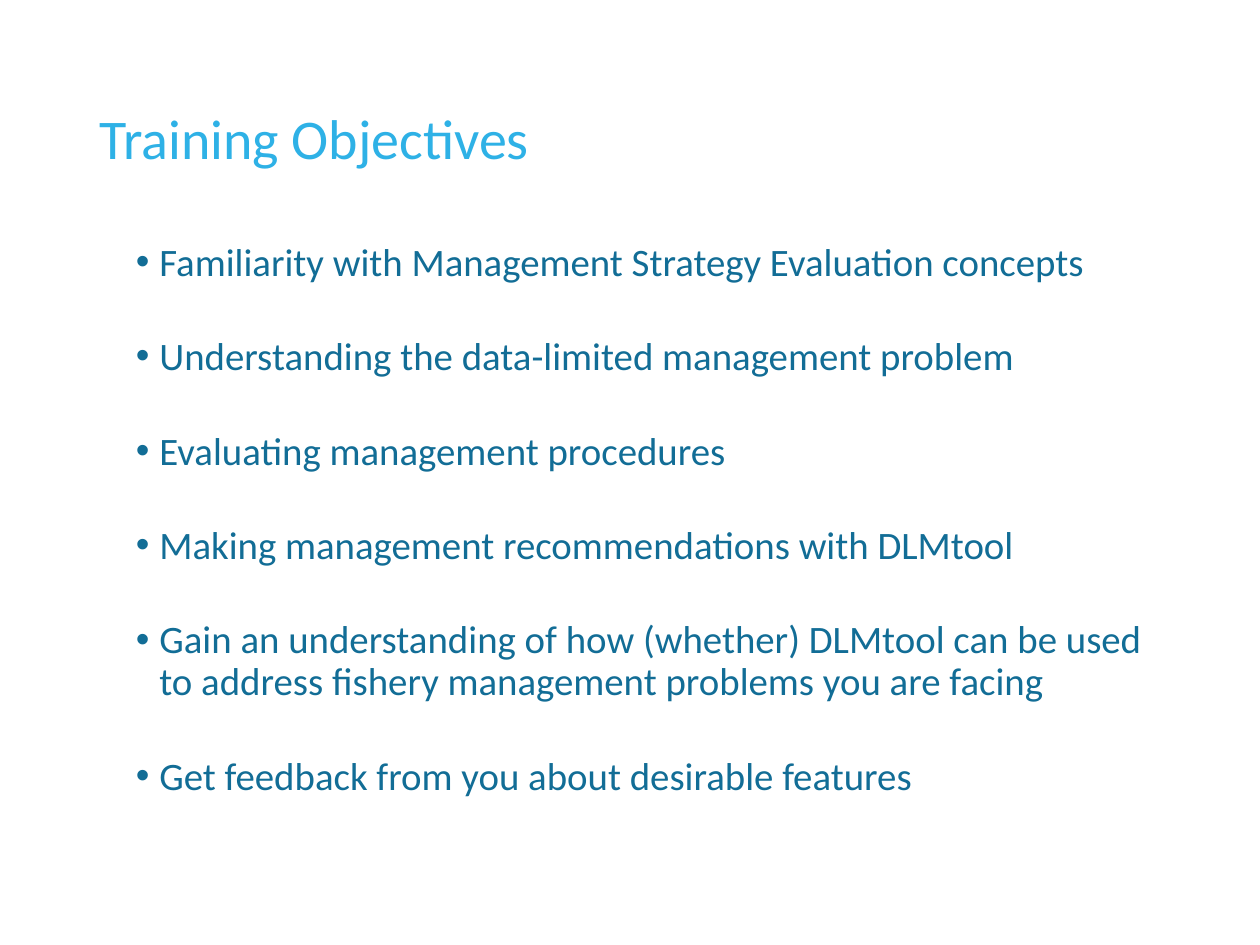
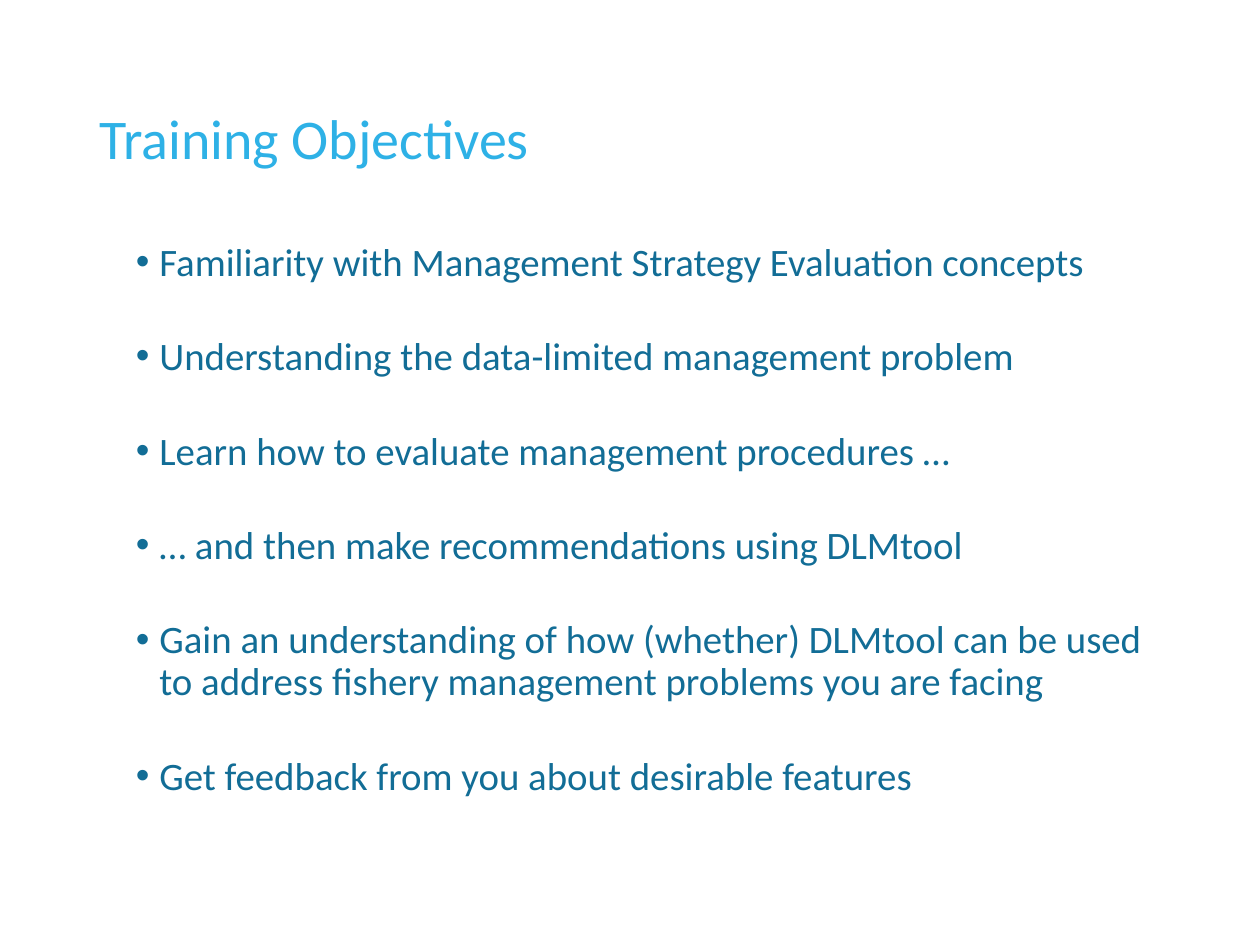
Before and after one commit to DLMtool/DLMDev, a slide deck: slide 3 of Disused code/Misc/DLM_DFO/Lectures/1 Introduction/L1a Foreword.pptx (slide 2 before the commit). Drawn at 1260x945 pixels with LibreOffice and Linux fonts; fonts in the diff are those of the drawing; background and template pictures are left out. Boxes give left, top, right and bottom in pixels: in the first picture for what was removed or moved away, otherwise in the second. Text is boxed around its words. In the diff, an @@ line names an element or a change of style, - is before the commit and + after.

```diff
--- a/Disused code/Misc/DLM_DFO/Lectures/1 Introduction/L1a Foreword.pptx
+++ b/Disused code/Misc/DLM_DFO/Lectures/1 Introduction/L1a Foreword.pptx
@@ text at (159, 438, 963, 566): text changed @@
-• Evaluating management procedures
-• Making management recommendations with DLMtool
+• Learn how to evaluate management procedures …
+• … and then make recommendations using DLMtool
```
Also in this commit, not shown: 1 other slide changed, 1 slide added, 1 slide removed, 39 other files.
